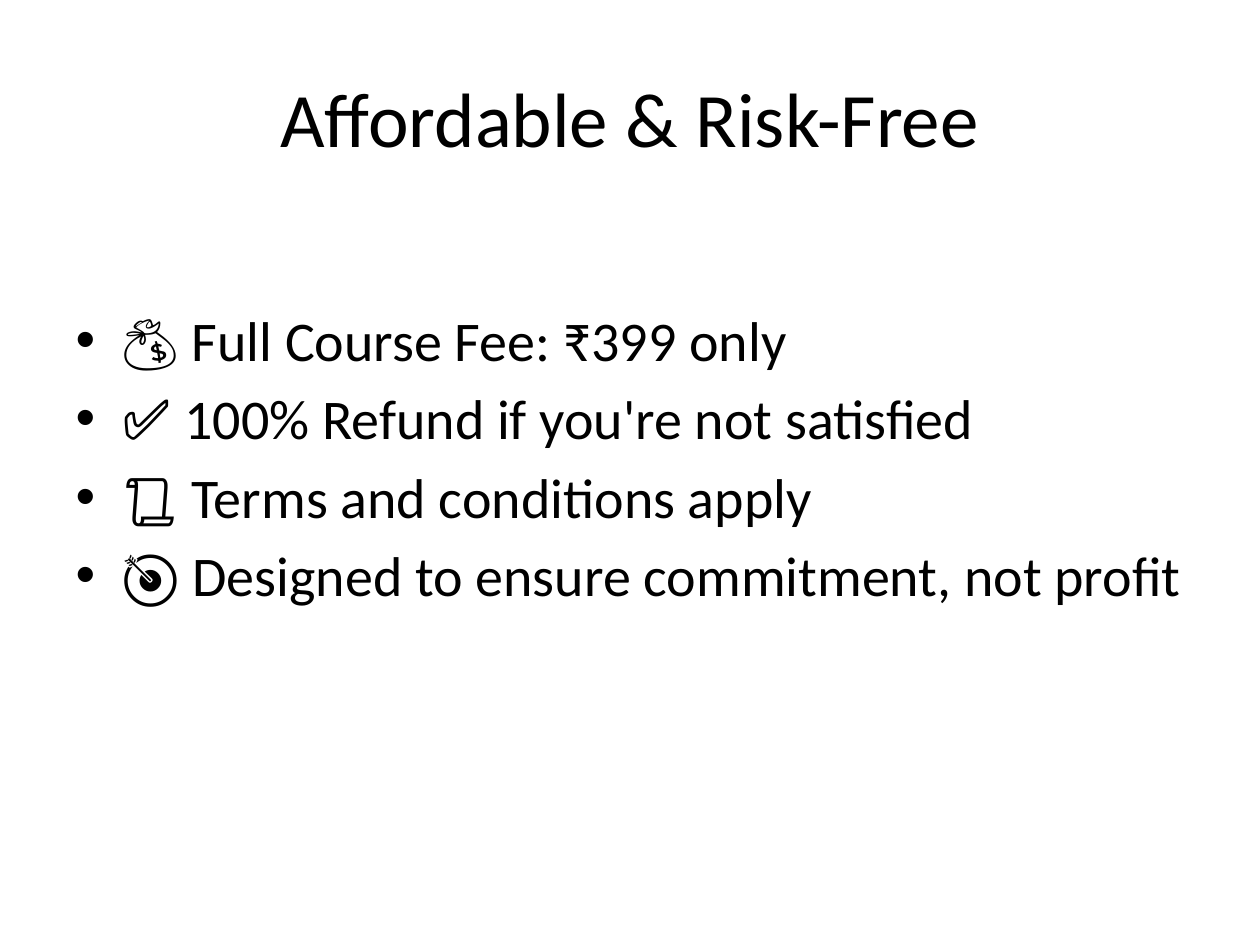
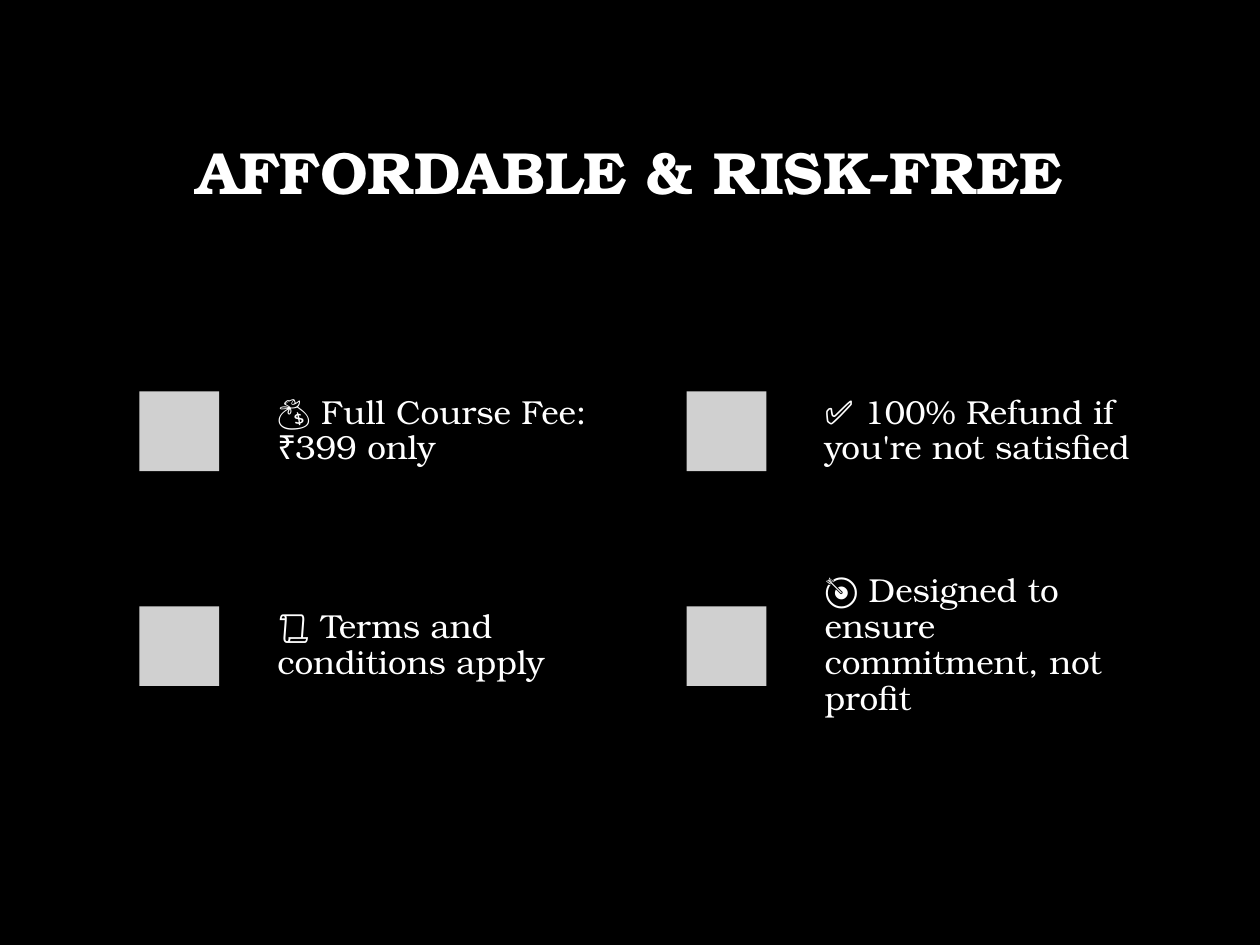
Before and after one commit to R-Venkat-Kalyan/Career-Launchpad, a slide deck: slide 5 of Summer_Placement_Training_Presentation.pptx (slide 6 before the commit). Drawn at 1260x945 pixels with LibreOffice and Linux fonts; fonts in the diff are those of the drawing; grey boxes stand for pictures; background and template pictures are left out. Boxes give left, top, right and bottom in pixels: in the first picture for what was removed or moved away, otherwise in the second. Text is boxed around its words. In the diff, an @@ line names an element or a change of style, - is before the commit and + after.

```diff
--- a/Summer_Placement_Training_Presentation.pptx
+++ b/Summer_Placement_Training_Presentation.pptx
@@ background #FFFFFF to picture (left out) @@
@@ title at (x1=196, y1=152, x2=1063, y2=195): text changed; size 44 to 34 pt; font Calibri to TeX Gyre Bonum; text colour #000000 to #FFFFFF; bold on @@
-Affordable & Risk-Free
+AFFORDABLE & RISK-FREE
@@ text removed at (x1=184, y1=322, x2=1180, y2=606) @@
-• 💰 Full Course Fee: ₹399 only
-• ✅ 100% Refund if you're not satisfied
-• 📜 Terms and conditions apply
-• 🎯 Designed to ensure commitment, not profit
@@ group added at (x1=111, y1=363, x2=1130, y2=718): 4 pictures, 4 texts, 3 ellipses @@
+💰 Full Course Fee: ₹399 only
+✅ 100% Refund if you're not satisfied
+📜 Terms and conditions apply
+🎯 Designed to ensure commitment, not profit
```
Also in this commit, not shown: 7 other slides changed, 1 slide removed.
